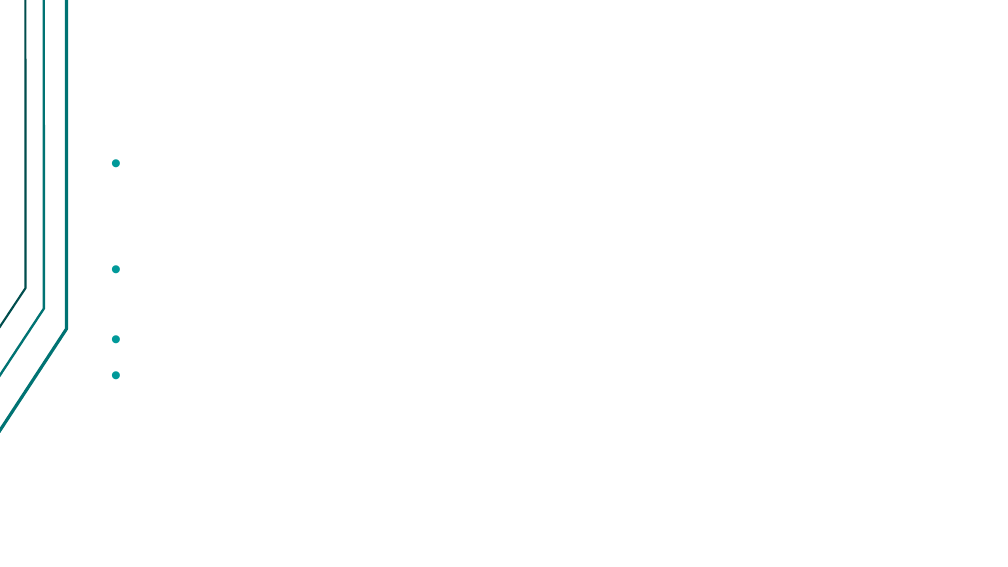
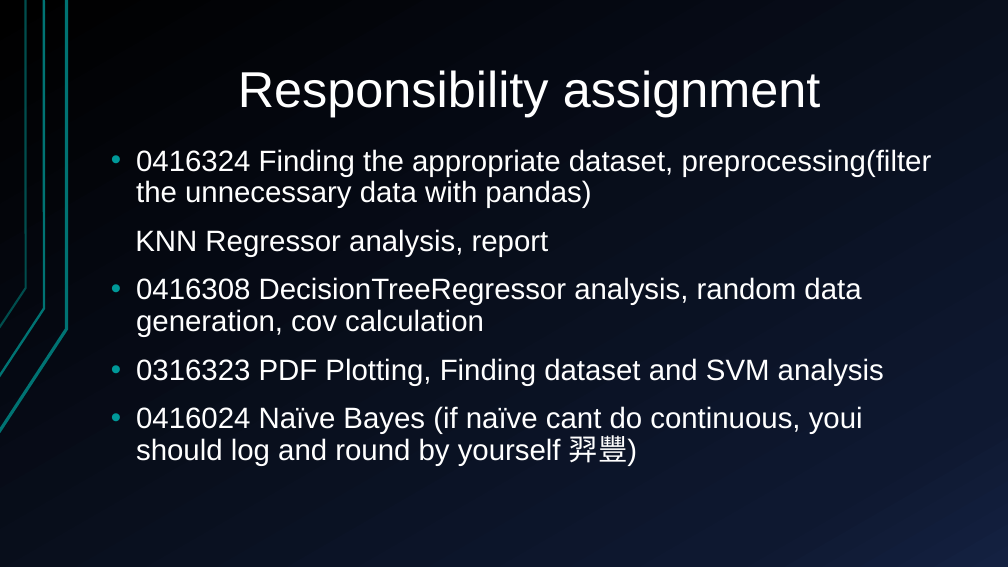
Before and after one commit to Alfons0329/Machine_Learning_Fall_2017, a slide deck: slide 2 of Final_proj/Presentation.pptx. Drawn at 1008x567 pixels with LibreOffice and Linux fonts; fonts in the diff are those of the drawing. Boxes give left, top, right and bottom in pixels: in the first picture for what was removed or moved away, otherwise in the second. Text is boxed around its words. In the diff, an @@ line names an element or a change of style, - is before the commit and + after.

```diff
--- a/Final_proj/Presentation.pptx
+++ b/Final_proj/Presentation.pptx
@@ background #FFFFFF to gradient #000000 to #0F1931 to #142242 @@
@@ freeform shape at <box>0,0,67,433</box>: outline redrawn @@
@@ freeform shape at <box>0,0,44,377</box>: outline #007373 2.24 pt to #007373 2.25 pt @@
@@ freeform shape at <box>0,0,26,328</box>: outline #004D4D 2 pt to #007373 2 pt @@
@@ title added at <box>238,70,821,117</box>, 48 pt, text #FFFFFF @@
+Responsibility assignment
@@ text added at <box>135,149,932,466</box>, 28 pt, text #FFFFFF @@
+• 0416324 Finding the appropriate dataset, preprocessing(filter the unnecessary data with pandas)
+KNN Regressor analysis, report
+• 0416308 DecisionTreeRegressor analysis, random data generation, cov calculation
+• 0316323 PDF Plotting, Finding dataset and SVM analysis
+• 0416024 Naïve Bayes (if naïve cant do continuous, youi should log and round by yourself 羿豐)
```
Also in this commit, not shown: 10 other slides changed, 3 slides added, 1 slide removed.
